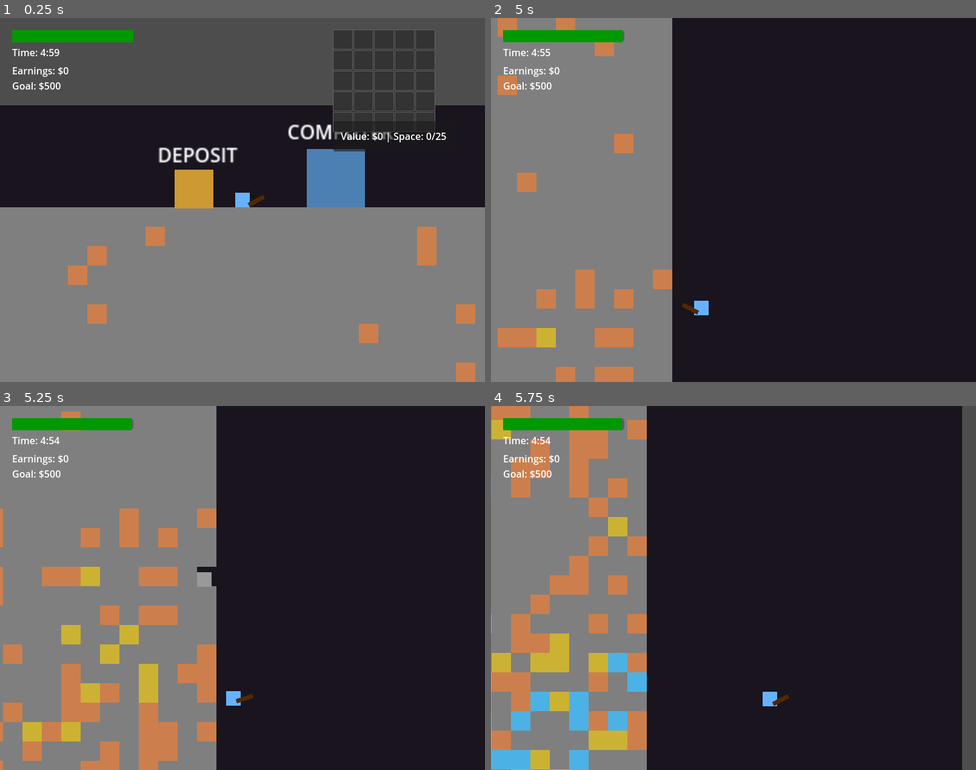
Above: before the commit, frames 1-4 (two rows, left to right).
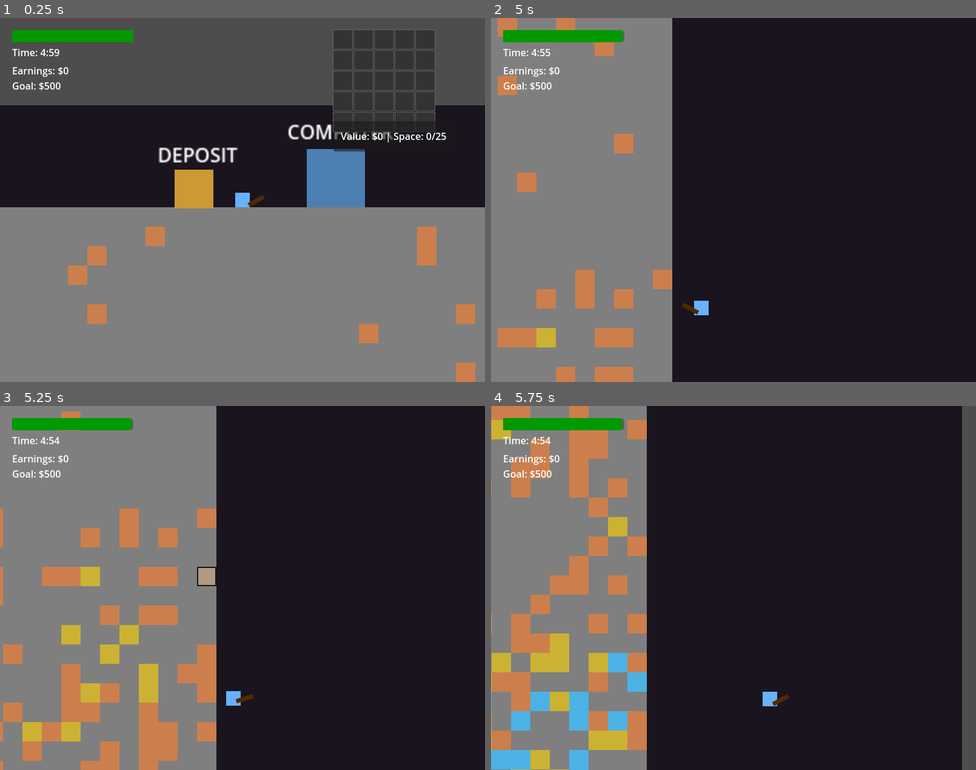
Above: after the commit, the same moments.

Repository: Tommi377/cave-packer
Game: Godot game, scene res://content/levels/mine_level.tscn
Two runs of this game, one before a commit and one after it. Both use one fixed random seed, a clock stepped at 60 frames per second and the inputs below.
Inputs (mouse positions are in pixels of both pictures, inside the frame that each line leads up to):
- Up to frame 1 (0.25 s): no input
- Up to frame 2 (5 s): tap Enter (ui_accept) at 0.5 s; move the mouse to (883, 90) at 0.52 s; press the mouse at (883, 90) at 0.53 s; hold D (move_right) 0.53-2.03 s; tap Space (jump) at 0.77, 1.52, 3.02, 3.77, 4.52 s; move the mouse to (636, 218) at 1.27 s; release the mouse at (636, 218) at 1.28 s; tap E (interact) at 1.35, 2.85, 4.35 s; move the mouse to (782, 119) at 2.02 s; press the mouse at (782, 119) at 2.03 s; hold A (move_left) 2.03-2.78 s; move the mouse to (709, 272) at 2.77 s; release the mouse at (709, 272) at 2.78 s; hold D (move_right) 2.78-4.28 s; click (709, 272) at 2.92 s; move the mouse to (879, 254) at 3.52 s; press the mouse at (879, 254) at 3.53 s; tap I (toggle_inventory) at 4.15 s; move the mouse to (588, 145) at 4.27 s; release the mouse at (588, 145) at 4.28 s; hold A (move_left) from 4.28 s (still down)
- Up to frame 3 (5.25 s): move the mouse to (266, 588) at 5.02 s; release A (move_left) at 5.03 s; press the mouse at (266, 588) at 5.03 s; hold D (move_right) from 5.03 s (still down)
- Up to frame 4 (5.75 s): keep holding D (move_right)

Frames 1-2 are identical in both runs. In frame 3, 0.2% of the frame differs, in the area x 40-45%, y 44-50%; in frame 4, nothing differs.

Commit message:
ore upgrades

Diff:
--- a/content/inventory/inventory_grid.gd
+++ b/content/inventory/inventory_grid.gd
@@ -158,9 +158,22 @@
 				var item_id = str(ore_data.get("grid_position", Vector2i(x, y)))
 				if not counted_items.has(item_id):
 					counted_items[item_id] = true
-					total += ore_data.get("value", 0)
+					total += ore_data.get("total_value", 0) # Use total_value from ore
 
 	return total
+
+## Try to automatically add an ore to inventory (finds first available spot)
+func try_add_ore(ore_data: Dictionary) -> bool:
+	# Try all rotations and positions
+	for rotation in range(4):
+		for y in range(grid_height):
+			for x in range(grid_width):
+				if place_item(ore_data, Vector2i(x, y), rotation):
+					return true
+
+	# No space found
+	grid_full.emit()
+	return false
 
 ## Clear entire inventory
 func clear_all() -> void:
--- a/content/inventory/inventory_ui.gd
+++ b/content/inventory/inventory_ui.gd
@@ -236,6 +236,10 @@
 	var shape = ore_data.get("shape", [Vector2i(0, 0)])
 	return inventory_grid.has_space_for(shape)
 
+func try_add_ore(ore_data: Dictionary) -> bool:
+	"""Try to automatically add ore to inventory, finding available space"""
+	return inventory_grid.try_add_ore(ore_data)
+
 func get_total_value() -> int:
 	return inventory_grid.get_total_value()
 
@@ -244,3 +248,7 @@
 	held_item = {}
 	held_rotation = 0
 	_update_ui()
+
+func clear_all() -> void:
+	"""Alias for clear_inventory for consistency"""
+	clear_inventory()
--- a/content/levels/mine_level.gd
+++ b/content/levels/mine_level.gd
@@ -98,14 +98,22 @@
 			upgrade_ui.visible = false
 
 func _deposit_inventory():
-	# TODO: Calculate inventory value when ore collection is implemented
-	var inventory_value = 50 # Placeholder value
+	if not inventory_ui:
+		return
 
+	# Calculate total value from inventory
+	var inventory_value = inventory_ui.get_total_value()
+
+	if inventory_value == 0:
+		print("No ores to deposit")
+		return
+
+	# Deposit to GameManager
 	if GameManager:
 		GameManager.deposit_ores(inventory_value)
 
-	# Clear inventory after deposit
-	# TODO: Actually clear the inventory UI grid
+	# Clear inventory after successful deposit
+	inventory_ui.clear_all()
 	print("Deposited inventory worth ", inventory_value, " credits")
 
 func _toggle_upgrade_ui():
@@ -144,8 +152,9 @@
 			deadline_bar.modulate = Color.RED
 
 	if deadline_label:
-		var minutes = int(current) / 60
-		var seconds = int(current) % 60
+		var total_seconds = int(current)
+		var minutes = floori(total_seconds / 60.0)
+		var seconds = total_seconds % 60
 		deadline_label.text = "Time: %d:%02d" % [minutes, seconds]
 
 func _update_earnings_display():
--- a/content/player/player.gd
+++ b/content/player/player.gd
@@ -185,10 +185,20 @@
 	# Implement damage system
 	pass
 
-func collect_ore(ore_data: Dictionary) -> void:
+## Called by OreItem when player touches it
+func collect_ore(ore: Node2D) -> void:
+	if not ore or not ore.has_method("get_inventory_data"):
+		return
+
+	var ore_data = ore.get_inventory_data()
+
 	# Try to add ore to inventory
-	if inventory_ui != null and inventory_ui.has_method("pick_up_item"):
-		inventory_ui.pick_up_item(ore_data)
-		print("Collected ore: ", ore_data.get("type", "unknown"), " (value: $", ore_data.get("value", 0), ")")
+	if inventory_ui != null and inventory_ui.has_method("try_add_ore"):
+		var added = inventory_ui.try_add_ore(ore_data)
+		if added:
+			print("Collected ", ore_data.type, " ore (size: ", ore_data.size, ", value: $", ore_data.total_value, ")")
+			ore.queue_free() # Remove ore from world
+		else:
+			print("Inventory full! Cannot collect ore.")
 	else:
 		print("No inventory available to collect ore!")
--- a/content/world/mine_tilemap.gd
+++ b/content/world/mine_tilemap.gd
@@ -23,15 +23,9 @@
 	"deep": {"stone": 0.50, "iron": 0.20, "gold": 0.15, "crystal": 0.15}
 }
 
-## Ore drop scene paths (lazy loaded)
-const ORE_SCENE_PATHS = {
-	"stone": "res://content/world/ores/ore_stone.tscn",
-	"iron": "res://content/world/ores/ore_iron.tscn",
-	"gold": "res://content/world/ores/ore_gold.tscn",
-	"crystal": "res://content/world/ores/ore_crystal.tscn",
-}
-
-var ore_scenes = {}
+## Ore drop scene
+const ORE_ITEM_SCENE = preload("res://content/world/ore_item.tscn")
+const OreGenerator = preload("res://content/world/ore_generator.gd")
 
 signal block_broken(tile_pos: Vector2i, ore_type: String)
 signal depth_changed(depth: int)
@@ -42,12 +36,6 @@
 	# Setup TileSet if not configured
 	if tile_set == null or tile_set.get_physics_layers_count() == 0:
 		_setup_tileset()
-
-	# Load ore scenes if they exist
-	for ore_type in ORE_SCENE_PATHS:
-		var path = ORE_SCENE_PATHS[ore_type]
-		if ResourceLoader.exists(path):
-			ore_scenes[ore_type] = load(path)
 
 	# Generate initial mine if empty
 	if get_used_cells().is_empty():
@@ -78,11 +66,11 @@
 
 		# Fill with tile colors
 		var colors = [
-			Color(0.4, 0.3, 0.2),      # 0: Dirt (brown)
-			Color(0.5, 0.5, 0.5),      # 1: Stone (gray)
-			Color(0.8, 0.5, 0.3),      # 2: Iron ore (orange)
-			Color(0.8, 0.7, 0.2),      # 3: Gold ore (golden)
-			Color(0.3, 0.7, 0.9)       # 4: Crystal ore (cyan)
+			Color(0.4, 0.3, 0.2), # 0: Dirt (brown)
+			Color(0.5, 0.5, 0.5), # 1: Stone (gray)
+			Color(0.8, 0.5, 0.3), # 2: Iron ore (orange)
+			Color(0.8, 0.7, 0.2), # 3: Gold ore (golden)
+			Color(0.3, 0.7, 0.9) # 4: Crystal ore (cyan)
 		]
 
 		for i in range(5):
@@ -100,7 +88,7 @@
 		Vector2i(1, 0), # Stone
 		Vector2i(2, 0), # Iron ore
 		Vector2i(3, 0), # Gold ore
-		Vector2i(4, 0)  # Crystal ore
+		Vector2i(4, 0) # Crystal ore
 	]
 
 	for coords in tile_coords:
@@ -216,21 +204,30 @@
 		_:
 			return "stone"
 
-## Spawn an ore drop entity
-func spawn_ore_drop(world_pos: Vector2, ore_type: String) -> void:
-	# Check if we have the ore scene
-	if not ore_scenes.has(ore_type) or ore_scenes[ore_type] == null:
-		print("No ore scene for type: ", ore_type)
+## Spawn an ore drop entity with random size and shape
+func spawn_ore_drop(world_pos: Vector2, _ore_type: String) -> void:
+	if not ORE_ITEM_SCENE:
+		print("ORE_ITEM_SCENE not loaded!")
 		return
 
-	var ore = ore_scenes[ore_type].instantiate()
+	# Generate random ore data
+	var ore_data = OreGenerator.generate_ore_data()
+
+	# Create ore instance
+	var ore = ORE_ITEM_SCENE.instantiate()
 	get_parent().add_child(ore)
 	ore.global_position = world_pos
 
-	# Add some random velocity for juice
-	if ore.has_method("apply_drop_impulse"):
-		var impulse = Vector2(randf_range(-50, 50), randf_range(-100, -50))
-		ore.apply_drop_impulse(impulse)
+	# Initialize with generated data
+	ore.initialize(
+		ore_data.type,
+		ore_data.size,
+		ore_data.base_price,
+		ore_data.shape
+	)
+
+	print("Spawned ", ore_data.type, " ore (size: ", ore_data.size, ", value: $", ore_data.total_value, ")")
+
 
 ## Check if a tile exists at position
 func has_tile_at(world_pos: Vector2) -> bool:
--- /dev/null
+++ b/content/world/ore_generator.gd
@@ -0,0 +1,115 @@
+extends Node
+class_name OreGenerator
+
+## Generates randomized ore shapes with connected cells
+
+# Ore tier definitions
+const ORE_TIERS = {
+	"stone": {"base_price": 5, "weight": 50, "color": Color(0.5, 0.5, 0.5)},
+	"iron": {"base_price": 15, "weight": 30, "color": Color(0.7, 0.6, 0.5)},
+	"copper": {"base_price": 25, "weight": 15, "color": Color(0.8, 0.5, 0.3)},
+	"gold": {"base_price": 50, "weight": 8, "color": Color(0.9, 0.8, 0.2)},
+	"diamond": {"base_price": 100, "weight": 2, "color": Color(0.3, 0.8, 0.9)}
+}
+
+# Size distribution (1-8 cells, middle sizes more common)
+const SIZE_WEIGHTS = {
+	1: 5,
+	2: 15,
+	3: 25,
+	4: 25,
+	5: 15,
+	6: 8,
+	7: 5,
+	8: 2
+}
+
+## Generate a random ore type based on weights
+static func generate_ore_type() -> String:
+	var total_weight = 0
+	for tier in ORE_TIERS:
+		total_weight += ORE_TIERS[tier].weight
+
+	var roll = randf() * total_weight
+	var current = 0.0
+
+	for tier in ORE_TIERS:
+		current += ORE_TIERS[tier].weight
+		if roll <= current:
+			return tier
+
+	return "stone" # Fallback
+
+## Generate a random ore size based on weights (1-8)
+static func generate_ore_size() -> int:
+	var total_weight = 0
+	for size in SIZE_WEIGHTS:
+		total_weight += SIZE_WEIGHTS[size]
+
+	var roll = randf() * total_weight
+	var current = 0.0
+
+	for size in SIZE_WEIGHTS:
+		current += SIZE_WEIGHTS[size]
+		if roll <= current:
+			return size
+
+	return 3 # Fallback
+
+## Generate a connected random shape of given size
+static func generate_connected_shape(size: int) -> Array[Vector2i]:
+	if size <= 0:
+		return []
+
+	var cells: Array[Vector2i] = []
+	cells.append(Vector2i(0, 0)) # Start at origin
+
+	# Keep adding adjacent cells until we reach desired size
+	while cells.size() < size:
+		# Pick a random existing cell
+		var base_cell = cells[randi() % cells.size()]
+
+		# Try to add an adjacent cell
+		var directions = [
+			Vector2i(1, 0), # Right
+			Vector2i(-1, 0), # Left
+			Vector2i(0, 1), # Down
+			Vector2i(0, -1) # Up
+		]
+		directions.shuffle()
+
+		var added = false
+		for dir in directions:
+			var new_cell = base_cell + dir
+			if not cells.has(new_cell):
+				cells.append(new_cell)
+				added = true
+				break
+
+		# Safety: if we can't add adjacent cells, break
+		if not added:
+			break
+
+	return cells
+
+## Get ore tier data
+static func get_ore_data(ore_type: String) -> Dictionary:
+	if ORE_TIERS.has(ore_type):
+		return ORE_TIERS[ore_type]
+	return ORE_TIERS["stone"]
+
+## Create complete ore data package
+static func generate_ore_data() -> Dictionary:
+	var ore_type = generate_ore_type()
+	var ore_size = generate_ore_size()
+	var shape = generate_connected_shape(ore_size)
+	var tier_data = get_ore_data(ore_type)
+
+	return {
+		"type": ore_type,
+		"size": ore_size,
+		"base_price": tier_data.base_price,
+		"total_value": tier_data.base_price * ore_size,
+		"shape": shape,
+		"color": tier_data.color
+	}
--- /dev/null
+++ b/content/world/ore_item.gd
@@ -0,0 +1,84 @@
+extends Node2D
+class_name OreItem
+
+## Represents a collectible ore drop with dynamic shape and value
+
+signal picked_up(ore: OreItem)
+
+@export var ore_type: String = "iron"
+@export var ore_size: int = 3 # Number of cells (1-8)
+@export var base_price: int = 10
+@export var shape_cells: Array[Vector2i] = [] # Grid positions relative to origin
+
+var total_value: int = 0
+var pickup_radius: float = 32.0
+
+@onready var sprite: ColorRect = $Sprite
+@onready var area: Area2D = $Area2D
+@onready var collision: CollisionShape2D = $Area2D/CollisionShape2D
+
+func _ready():
+	# Calculate total value
+	total_value = base_price * ore_size
+
+	# Set color based on ore type
+	_set_ore_color()
+
+	# Set up collision and visual size
+	_setup_visuals()
+
+	# Connect pickup signal
+	if area:
+		area.body_entered.connect(_on_body_entered)
+
+func initialize(type: String, size: int, price: int, cells: Array[Vector2i]):
+	ore_type = type
+	ore_size = size
+	base_price = price
+	shape_cells = cells.duplicate()
+	total_value = base_price * size
+
+func _set_ore_color():
+	if not sprite:
+		return
+
+	match ore_type:
+		"stone":
+			sprite.color = Color(0.5, 0.5, 0.5) # Gray
+		"iron":
+			sprite.color = Color(0.7, 0.6, 0.5) # Brown-gray
+		"copper":
+			sprite.color = Color(0.8, 0.5, 0.3) # Orange-brown
+		"gold":
+			sprite.color = Color(0.9, 0.8, 0.2) # Gold
+		"diamond":
+			sprite.color = Color(0.3, 0.8, 0.9) # Cyan
+		_:
+			sprite.color = Color.WHITE
+
+func _setup_visuals():
+	# Size the sprite based on ore size (rough approximation)
+	var visual_size = 8 + (ore_size * 2)
+	if sprite:
+		sprite.size = Vector2(visual_size, visual_size)
+		sprite.position = Vector2(-visual_size * 0.5, -visual_size * 0.5)
+
+	# Set up collision shape
+	if collision:
+		var shape = CircleShape2D.new()
+		shape.radius = visual_size * 0.5
+		collision.shape = shape
+
+func _on_body_entered(body: Node2D):
+	if body.has_method("collect_ore"):
+		body.collect_ore(self)
+		picked_up.emit(self)
+
+func get_inventory_data() -> Dictionary:
+	return {
+		"type": ore_type,
+		"size": ore_size,
+		"base_price": base_price,
+		"total_value": total_value,
+		"shape": shape_cells
+	}
--- /dev/null
+++ b/content/world/ore_item.tscn
@@ -0,0 +1,17 @@
+[gd_scene load_steps=2 format=3]
+
+[ext_resource type="Script" path="res://content/world/ore_item.gd" id="1"]
+
+[node name="OreItem" type="Node2D"]
+script = ExtResource("1")
+
+[node name="Sprite" type="ColorRect" parent="."]
+offset_right = 16.0
+offset_bottom = 16.0
+color = Color(0.8, 0.8, 0.2, 1)
+
+[node name="Area2D" type="Area2D" parent="."]
+collision_layer = 0
+collision_mask = 2
+
+[node name="CollisionShape2D" type="CollisionShape2D" parent="Area2D"]
Not shown, added: content/world/ore_generator.gd.uid
Not shown, added: content/world/ore_item.gd.uid
